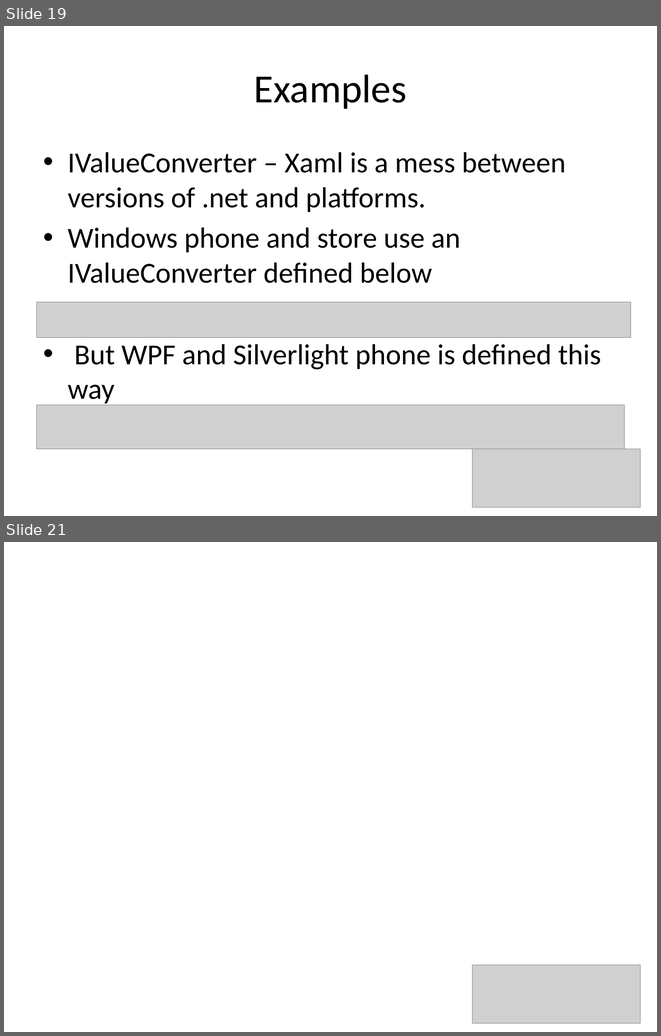
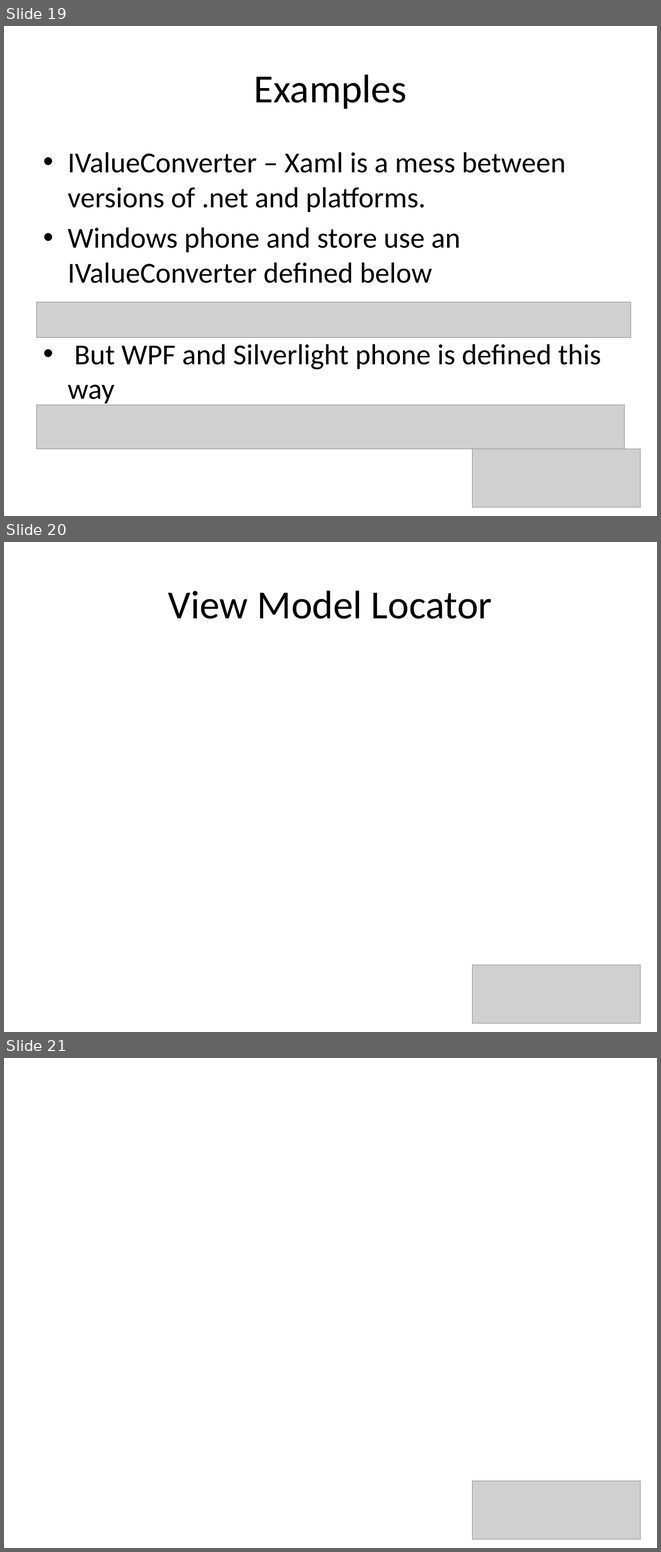
Before and after one commit to underhilld2/UniversalAppPortalClassLibraries, a slide deck: ReCon2014_UniversalAppPortalClassLibraries_Light.pptx. Shown one above the other, each under a label of ours: slides 19 and 21 before the commit, slides 19, 20 and 21 after it; the slides between them are not shown. The pictures are 661x1036 and 661x1552 pixels, drawn with LibreOffice and Linux fonts; fonts in the diff are those of the drawing; grey boxes stand for pictures. Boxes give left, top, right and bottom in pixels: in the first picture for what was removed or moved away, otherwise in the second. Text is boxed around its words. In the diff, an @@ line names an element or a change of style, - is before the commit and + after.

```diff
--- a/ReCon2014_UniversalAppPortalClassLibraries_Light.pptx
+++ b/ReCon2014_UniversalAppPortalClassLibraries_Light.pptx
@@ slide 20 added at box(4, 542, 657, 1032), background #FFFFFF @@
@@ title added at box(168, 590, 492, 619), 44 pt, text #000000 @@
+View Model Locator
@@ picture added at box(472, 964, 641, 1023) @@
```
Also in this commit, not shown: 2 slides changed, 1 slide removed, 1 other file.
